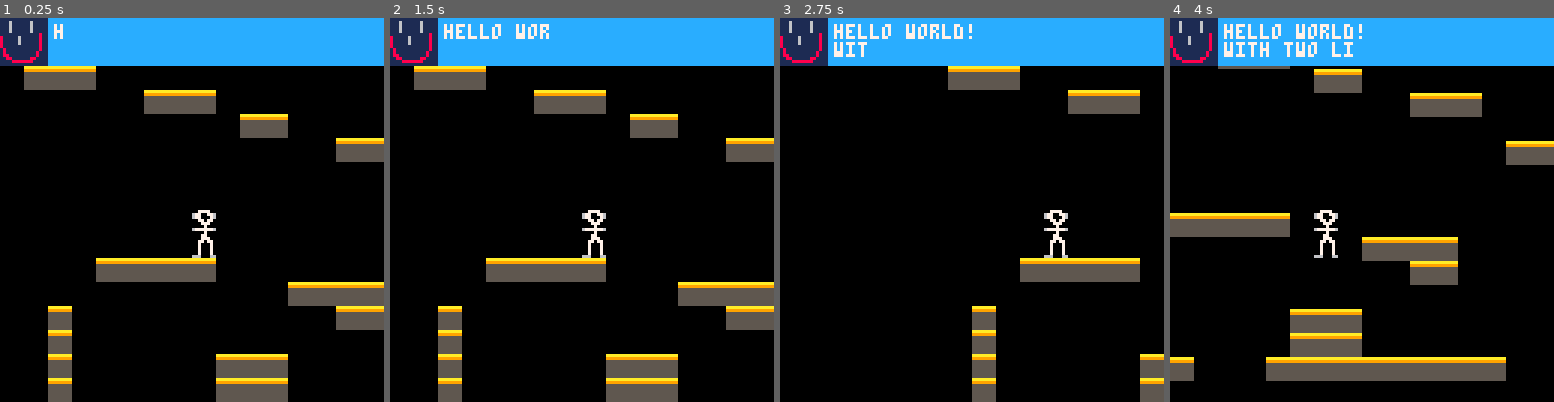
Above: before the commit, frames 1-4 (left to right).
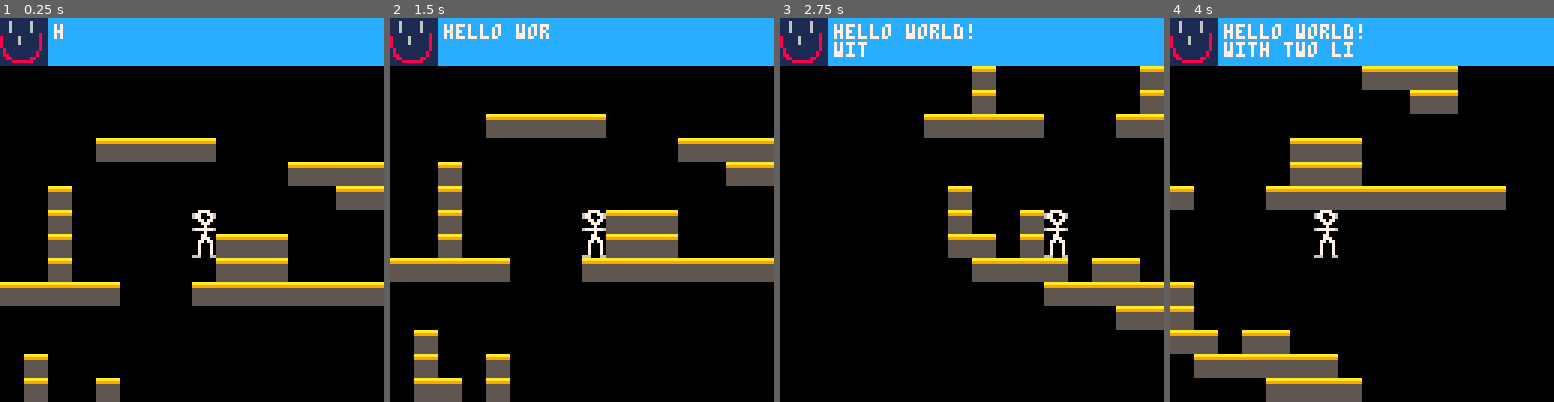
Above: after the commit, the same moments.

Repository: nsatragno/pico8-carts
Game: PICO-8 cartridge space_kludge/space_kludge.p8
Two runs of this game, one before a commit and one after it. Both use one fixed random seed, a clock stepped at 60 frames per second and the inputs below.
Inputs:
- Up to frame 1 (0.25 s): no input
- Up to frame 2 (1.5 s): no input
- Up to frame 3 (2.75 s): hold Left 1.97-2.37 s
- Up to frame 4 (4 s): hold Right 2.87-3.53 s; hold Up from 3.58 s (still down)

The runs differ from the first frame. In frame 1, 23% of the frame differs, in the area x 0-100%, y 12-100%; in frame 2, 24%; in frame 3, 14%; in frame 4, 26%.

Commit message:
[kludge] Have player appear slightly above.

Diff:
--- a/space_kludge/space_kludge.p8
+++ b/space_kludge/space_kludge.p8
@@ -7,7 +7,7 @@
 function create_player()
   return {
     x = 64,
-    y = 70,
+    y = 80,
     dx = 0,
     dy = 0.2,
 
